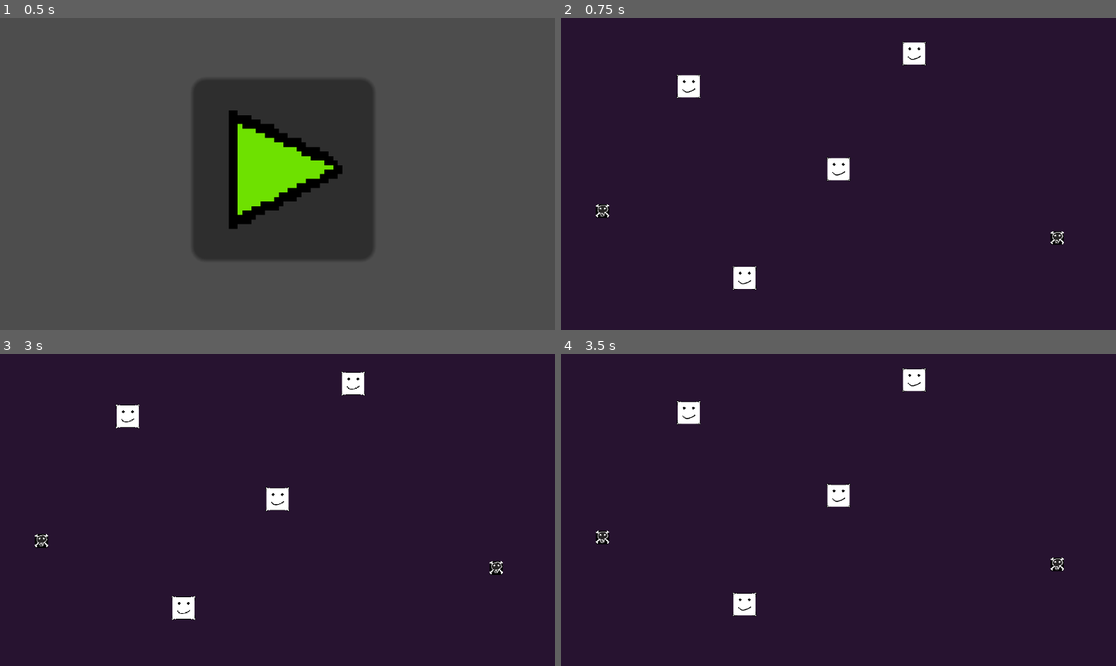
Above: before the commit, frames 1-4 (two rows, left to right).
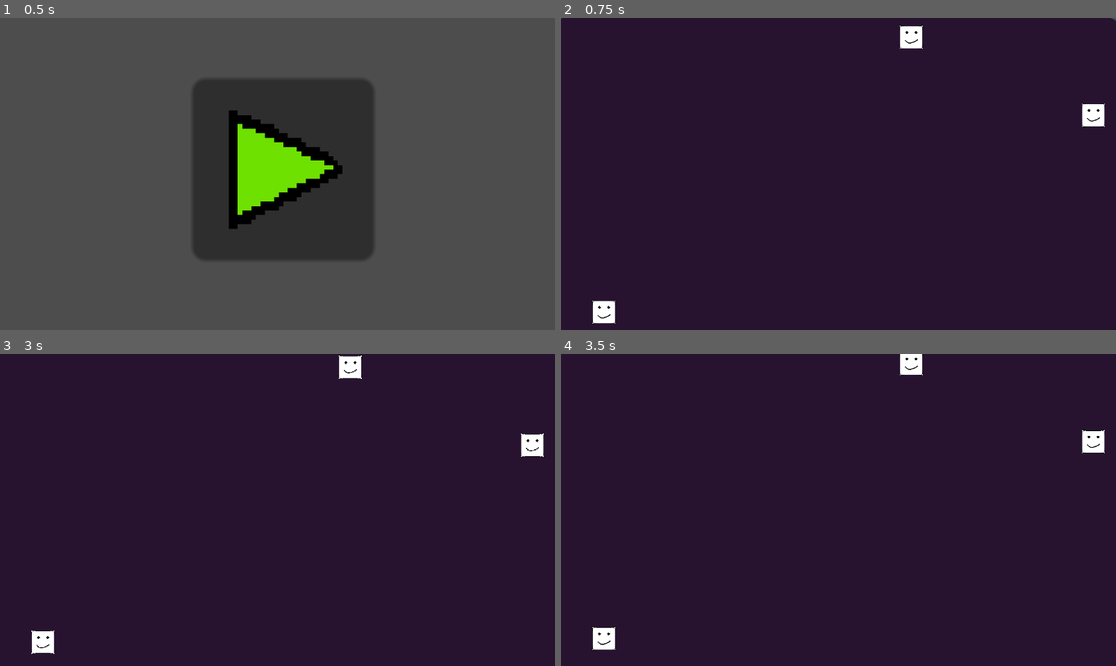
Above: after the commit, the same moments.

Repository: johannfh/RiftStrike
Game: Godot game, scene res://Scenes/TitleScreen/title_screen.tscn
Two runs of this game, one before a commit and one after it. Both use one fixed random seed, a clock stepped at 60 frames per second and the inputs below.
Inputs (mouse positions are in pixels of both pictures, inside the frame that each line leads up to):
- Up to frame 1 (0.5 s): no input
- Up to frame 2 (0.75 s): click (844, 170) at 0.5 s
- Up to frame 3 (3 s): tap Enter at 1.25, 2.75 s; move the mouse to (399, 494) at 1.27 s; hold Shift (shift) 1.28-2.03 s; right-click (399, 494) at 1.35 s; tap Space at 2 s; move the mouse to (166, 525) at 2.02 s; tap Shift (shift) at 2.1 s; right-click (166, 525) at 2.3 s; move the mouse to (333, 441) at 2.77 s; hold Shift (shift) from 2.78 s (still down); tap Down (camera_down) at 2.85 s
- Up to frame 4 (3.5 s): keep holding Shift (shift)

Frame 1 is identical in both runs. In frame 2, 2.1% of the frame differs, in the area x 0-100%, y 0-99%; in frame 3, 2.1%, in the area x 5-99%, y 0-97%; in frame 4, 2.1%.

Commit message:
shock_trooper work in progress

Diff:
--- a/Scenes/Components/CommandsComponent.gd
+++ b/Scenes/Components/CommandsComponent.gd
@@ -2,5 +2,6 @@
 
 @warning_ignore("unused_signal")
 signal command(cmd: Command, append: bool)
+# now available at this signal
 
 @export var supported: Array[Command.Type] = []
--- a/Scenes/Components/MovementComponent.gd
+++ b/Scenes/Components/MovementComponent.gd
@@ -1,24 +1,24 @@
 class_name MovementComponent extends Node2D
 
-@export var controlled_node: Node2D
+@export var controlled_node: CharacterBody2D
 @export var SPEED = 10
 
-var _target: Vector2
+var target: Vector2
 
-func set_target(target: Vector2) -> void:
-	_target = target
+func set_target(t: Vector2) -> void:
+	target = t
 
 func is_target_reached() -> bool:
-	return controlled_node.global_position == _target
+	return controlled_node.global_position == target
 
 func _ready() -> void:
 	assert(
 		controlled_node != null,
 		"MovementComponent requires a controlled node to work",
 	)
-	_target = controlled_node.global_position
+	target = controlled_node.global_position
 
 func _physics_process(delta: float) -> void:
 	var next_pos := controlled_node.global_position \
-		.move_toward(_target, SPEED * delta)
+		.move_toward(target, SPEED * delta)
 	controlled_node.global_position = next_pos
--- a/Scenes/World/World.tscn
+++ b/Scenes/World/World.tscn
@@ -7,7 +7,7 @@
 [ext_resource type="PackedScene" uid="uid://dqx7n6evvuqvi" path="res://Scenes/unit_control.tscn" id="5_akogp"]
 [ext_resource type="Script" path="res://Scripts/UnitManager.gd" id="5_o4w5k"]
 [ext_resource type="PackedScene" uid="uid://c236q0rc37124" path="res://Units/Sniper/sniper.tscn" id="6_yhjsm"]
-[ext_resource type="PackedScene" uid="uid://kvmvnuy6t4wf" path="res://Units/Tank/tank.tscn" id="8_o833u"]
+[ext_resource type="PackedScene" uid="uid://cvijsoqctaoqf" path="res://Units/ShockTrooper/shock_trooper.tscn" id="7_0mxpi"]
 
 [sub_resource type="NavigationPolygon" id="NavigationPolygon_x246n"]
 vertices = PackedVector2Array(64, -16, 0, 16, -64, -16, 0, -48)
@@ -22,7 +22,7 @@
 texture = ExtResource("4_qgvrg")
 texture_region_size = Vector2i(128, 128)
 0:0/0 = 0
-0:0/0/texture_origin = Vector2i(0, -16)
+0:0/0/texture_origin = Vector2i(0, -32)
 0:0/0/occlusion_layer_0/polygon = SubResource("OccluderPolygon2D_mpisq")
 0:0/0/navigation_layer_0/polygon = SubResource("NavigationPolygon_x246n")
 
@@ -58,7 +58,7 @@
 [node name="Floor" type="TileMapLayer" parent="TileMap"]
 position = Vector2(-1, 0)
 rotation = 0.00432833
-tile_map_data = PackedByteArray("AAD6/wUAAwAAAAAAAAD7/wUAAwA …(7616 unchanged characters)… AAAAAAAD6/wsAAwAAAAAAAAD7/wsAAwAAAAAAAAA=")
+tile_map_data = PackedByteArray("AAD6/wUAAwAAAAAAAAD7/wUAAwA …(7616 unchanged characters)… AAAAAAAD6/wsAAwAAAAAAAAD7/wsAAwAAAAAAAAAKAAQAAwAAAAAAAAA=")
 tile_set = SubResource("TileSet_cbhpm")
 rendering_quadrant_size = 64
 
@@ -68,19 +68,22 @@
 [node name="UnitManager" type="Node" parent="."]
 script = ExtResource("5_o4w5k")
 
+[node name="ShockTrooper" parent="UnitManager" instance=ExtResource("7_0mxpi")]
+position = Vector2(-359, -126)
+
+[node name="ShockTrooper2" parent="UnitManager" instance=ExtResource("7_0mxpi")]
+position = Vector2(-115, -238)
+
+[node name="ShockTrooper3" parent="UnitManager" instance=ExtResource("7_0mxpi")]
+position = Vector2(388, 211)
+
 [node name="Sniper" parent="UnitManager" instance=ExtResource("6_yhjsm")]
-position = Vector2(-311, -172)
+position = Vector2(-487, 297)
 
 [node name="Sniper2" parent="UnitManager" instance=ExtResource("6_yhjsm")]
-position = Vector2(-195, 226)
+position = Vector2(529, -112)
 
 [node name="Sniper3" parent="UnitManager" instance=ExtResource("6_yhjsm")]
-position = Vector2(157, -240)
-
-[node name="Tank" parent="UnitManager" instance=ExtResource("8_o833u")]
-position = Vector2(454, 140)
-
-[node name="Tank2" parent="UnitManager" instance=ExtResource("8_o833u")]
-position = Vector2(-490, 84)
+position = Vector2(151, -274)
 
 [node name="Enemies" type="Node2D" parent="."]
--- a/Scenes/World/world.gd
+++ b/Scenes/World/world.gd
@@ -4,8 +4,3 @@
 
 @onready var unit_manager: UnitManager = $UnitManager
 @onready var unit_control: UnitControl = $UnitControl
-
-func _ready() -> void:
-	for i in range(3):
-		var sniper := UnitFactory.create_sniper()
-		unit_manager.add_unit(sniper)
--- a/Scripts/Unit.gd
+++ b/Scripts/Unit.gd
@@ -1,9 +1,8 @@
-class_name Unit extends Node2D
+class_name Unit extends CharacterBody2D
 
 func get_unit_type() -> String:
 	assert(false, "Missing Implementation")
 	return "unit"
 
-var commands: Array[Command]
 var selectable_component: SelectableComponent
 var commands_component: CommandsComponent
--- a/Scripts/UnitFactory.gd
+++ b/Scripts/UnitFactory.gd
@@ -1,10 +1,6 @@
 extends Node
 
-const SNIPER = preload("res://Units/Sniper/sniper.tscn")
-const TANK = preload("res://Units/Tank/tank.tscn")
+const SHOCK_TROOPER = preload("res://Units/ShockTrooper/shock_trooper.tscn")
 
-func create_sniper() -> Sniper:
-	return SNIPER.instantiate() as Sniper
-
-func create_tank() -> Tank:
-	return TANK.instantiate() as Tank
+func create_shock_trooper() -> ShockTrooper:
+	return SHOCK_TROOPER.instantiate() as ShockTrooper
--- /dev/null
+++ b/Units/ShockTrooper/ShockTrooper.gd
@@ -0,0 +1,41 @@
+class_name ShockTrooper extends Unit
+
+#@onready var sprite: Sprite2D = $Sprite2D
+#@onready var pathfind_component: PathfindComponent = $PathfindComponent
+#@onready var panel_selected: Panel = $PanelSelected
+
+var commands: Array[Command] = []
+
+func get_unit_type() -> String:
+	return "shock_trooper"
+
+func _ready() -> void:
+	selectable_component = $SelectableComponent
+	commands_component = $CommandsComponent
+
+func _physics_process(delta: float) -> void:
+	var command: Command = null
+	if len(commands) > 0:
+		command = commands[0]
+
+	if command:
+		var done := handle_command(command)
+		if done:
+			var cmd: Command = commands.pop_front() as Command
+			print("%s finished executing %s" % [name, cmd])
+
+func handle_command(cmd: Command) -> bool:
+	if cmd is MoveCommand:
+		return handle_move_command(cmd)
+	return true
+
+func handle_move_command(cmd: MoveCommand) -> bool:
+	return false
+
+func _on_command(cmd: Command, append: bool) -> void:
+	if append:
+		commands.append(cmd)
+	else:
+		commands = [cmd]
+
+	print(commands)
--- /dev/null
+++ b/Units/ShockTrooper/shock_trooper.tscn
@@ -0,0 +1,51 @@
+[gd_scene load_steps=11 format=3 uid="uid://cvijsoqctaoqf"]
+
+[ext_resource type="Script" path="res://Units/ShockTrooper/ShockTrooper.gd" id="1_l682h"]
+[ext_resource type="PackedScene" uid="uid://cj4h0ijo1f6xm" path="res://Scenes/Components/movement_component.tscn" id="2_kndvp"]
+[ext_resource type="PackedScene" uid="uid://cvljta2rymgto" path="res://Scenes/Components/selectable_component.tscn" id="2_nayoo"]
+[ext_resource type="PackedScene" uid="uid://dvtwi7txgg32b" path="res://Scenes/Components/commands_component.tscn" id="2_wlsp7"]
+[ext_resource type="PackedScene" uid="uid://d0dfo2rivy4bx" path="res://Scenes/Components/pathfind_component.tscn" id="3_eigr4"]
+[ext_resource type="PackedScene" uid="uid://bbe3ucwdqcmgu" path="res://Scenes/Components/health_component.tscn" id="4_ns8fu"]
+[ext_resource type="PackedScene" uid="uid://dexbgihkuueft" path="res://Scenes/Components/hitbox_component.tscn" id="5_54puw"]
+
+[sub_resource type="CircleShape2D" id="CircleShape2D_poqu8"]
+
+[sub_resource type="RectangleShape2D" id="RectangleShape2D_0viy7"]
+
+[sub_resource type="RectangleShape2D" id="RectangleShape2D_3xqwc"]
+
+[node name="ShockTrooper" type="CharacterBody2D"]
+script = ExtResource("1_l682h")
+
+[node name="CommandsComponent" parent="." instance=ExtResource("2_wlsp7")]
+supported = Array[int]([1, 10, 20])
+
+[node name="CollisionShape2D" type="CollisionShape2D" parent="."]
+visible = false
+shape = SubResource("CircleShape2D_poqu8")
+disabled = true
+
+[node name="MovementComponent" parent="." node_paths=PackedStringArray("controlled_node") instance=ExtResource("2_kndvp")]
+controlled_node = NodePath("..")
+
+[node name="PathfindComponent" parent="." node_paths=PackedStringArray("movement_component") instance=ExtResource("3_eigr4")]
+movement_component = NodePath("../MovementComponent")
+
+[node name="HealthComponent" parent="." instance=ExtResource("4_ns8fu")]
+
+[node name="HitboxComponent" parent="." node_paths=PackedStringArray("health_component") instance=ExtResource("5_54puw")]
+health_component = NodePath("../HealthComponent")
+
+[node name="CollisionShape2D" type="CollisionShape2D" parent="HitboxComponent"]
+position = Vector2(0, -21)
+scale = Vector2(2.06591, 2.28867)
+shape = SubResource("RectangleShape2D_0viy7")
+
+[node name="SelectableComponent" parent="." node_paths=PackedStringArray("parent") instance=ExtResource("2_nayoo")]
+parent = NodePath("..")
+
+[node name="CollisionShape2D" type="CollisionShape2D" parent="SelectableComponent"]
+scale = Vector2(2.45614, 0.672727)
+shape = SubResource("RectangleShape2D_3xqwc")
+
+[connection signal="command" from="CommandsComponent" to="." method="_on_command"]
--- a/Units/Sniper/sniper.tscn
+++ b/Units/Sniper/sniper.tscn
@@ -10,18 +10,25 @@
 [ext_resource type="PackedScene" uid="uid://cj4h0ijo1f6xm" path="res://Scenes/Components/movement_component.tscn" id="8_ots8i"]
 [ext_resource type="PackedScene" uid="uid://d0dfo2rivy4bx" path="res://Scenes/Components/pathfind_component.tscn" id="9_7342w"]
 
+[sub_resource type="CircleShape2D" id="CircleShape2D_m1wib"]
+
 [sub_resource type="RectangleShape2D" id="RectangleShape2D_62ifi"]
 
 [sub_resource type="RectangleShape2D" id="RectangleShape2D_kl7p5"]
 size = Vector2(20, 50)
 
-[node name="Sniper" type="Node2D"]
+[node name="Sniper" type="CharacterBody2D"]
 script = ExtResource("1_msh00")
+
+[node name="CollisionShape2D" type="CollisionShape2D" parent="."]
+shape = SubResource("CircleShape2D_m1wib")
+disabled = true
 
 [node name="CommandsComponent" parent="." instance=ExtResource("2_qrq3p")]
 supported = Array[int]([1, 10, 20, 100, 101])
 
-[node name="HitboxComponent" parent="." instance=ExtResource("2_1u4k4")]
+[node name="HitboxComponent" parent="." node_paths=PackedStringArray("health_component") instance=ExtResource("2_1u4k4")]
+health_component = NodePath("../HealthComponent")
 
 [node name="CollisionShape" type="CollisionShape2D" parent="HitboxComponent"]
 visible = false
--- a/Units/Tank/Tank.gd
+++ /dev/null
@@ -1,8 +0,0 @@
-class_name Tank extends Unit
-
-func get_unit_type() -> String:
-	return "tank"
-
-func _ready() -> void:
-	selectable_component = $SelectableComponent
-	commands_component = $CommandsComponent
--- a/Units/Tank/tank.tscn
+++ /dev/null
@@ -1,36 +0,0 @@
-[gd_scene load_steps=8 format=3 uid="uid://kvmvnuy6t4wf"]
-
-[ext_resource type="Script" path="res://Units/Tank/Tank.gd" id="1_m5xo3"]
-[ext_resource type="PackedScene" uid="uid://dvtwi7txgg32b" path="res://Scenes/Components/commands_component.tscn" id="2_jwl36"]
-[ext_resource type="PackedScene" uid="uid://cvljta2rymgto" path="res://Scenes/Components/selectable_component.tscn" id="2_rj4bk"]
-[ext_resource type="PackedScene" uid="uid://dexbgihkuueft" path="res://Scenes/Components/hitbox_component.tscn" id="2_t3itr"]
-[ext_resource type="Texture2D" uid="uid://jtaykc128s2f" path="res://Assets/Skull.png" id="3_ai1no"]
-
-[sub_resource type="RectangleShape2D" id="RectangleShape2D_qw4wy"]
-size = Vector2(30, 34)
-
-[sub_resource type="RectangleShape2D" id="RectangleShape2D_rprms"]
-size = Vector2(44, 20)
-
-[node name="Tank" type="Node2D"]
-script = ExtResource("1_m5xo3")
-
-[node name="CommandsComponent" parent="." instance=ExtResource("2_jwl36")]
-supported = Array[int]([1, 10, 20, 200, 201])
-
-[node name="SelectableComponent" parent="." node_paths=PackedStringArray("parent") instance=ExtResource("2_rj4bk")]
-parent = NodePath("..")
-
-[node name="CollisionShape2D" type="CollisionShape2D" parent="SelectableComponent"]
-position = Vector2(0, -7)
-shape = SubResource("RectangleShape2D_qw4wy")
-
-[node name="HitboxComponent" parent="." instance=ExtResource("2_t3itr")]
-
-[node name="CollisionShape2D" type="CollisionShape2D" parent="HitboxComponent"]
-shape = SubResource("RectangleShape2D_rprms")
-
-[node name="Sprite2D" type="Sprite2D" parent="."]
-position = Vector2(0, -7)
-scale = Vector2(0.447007, 0.447007)
-texture = ExtResource("3_ai1no")
--- a/project.godot
+++ b/project.godot
@@ -38,26 +38,22 @@
 }
 camera_left={
 "deadzone": 0.5,
-"events": [Object(InputEventKey,"resource_local_to_scene":fa …(140 unchanged characters)… d":false,"keycode":0,"physical_keycode":65,"key_label":0,"unicode":97,"location":0,"echo":false,"script":null)
-, Object(InputEventKey,"resource_local_to_scene":false,"resource_name":"","device":-1,"window_id":0,"alt_pressed":false,"shift_pressed":false,"ctrl_pressed":false,"meta_pressed":false,"pressed":false,"keycode":0,"physical_keycode":4194319,"key_label":0,"unicode":0,"location":0,"echo":false,"script":null)
+"events": [Object(InputEventKey,"resource_local_to_scene":fa …(140 unchanged characters)… d":false,"keycode":0,"physical_keycode":4194319,"key_label":0,"unicode":0,"location":0,"echo":false,"script":null)
 ]
 }
 camera_right={
 "deadzone": 0.5,
-"events": [Object(InputEventKey,"resource_local_to_scene":fa …(140 unchanged characters)… d":false,"keycode":0,"physical_keycode":68,"key_label":0,"unicode":100,"location":0,"echo":false,"script":null)
-, Object(InputEventKey,"resource_local_to_scene":false,"resource_name":"","device":-1,"window_id":0,"alt_pressed":false,"shift_pressed":false,"ctrl_pressed":false,"meta_pressed":false,"pressed":false,"keycode":0,"physical_keycode":4194321,"key_label":0,"unicode":0,"location":0,"echo":false,"script":null)
+"events": [Object(InputEventKey,"resource_local_to_scene":fa …(140 unchanged characters)… d":false,"keycode":0,"physical_keycode":4194321,"key_label":0,"unicode":0,"location":0,"echo":false,"script":null)
 ]
 }
 camera_up={
 "deadzone": 0.5,
-"events": [Object(InputEventKey,"resource_local_to_scene":fa …(140 unchanged characters)… d":false,"keycode":0,"physical_keycode":87,"key_label":0,"unicode":119,"location":0,"echo":false,"script":null)
-, Object(InputEventKey,"resource_local_to_scene":false,"resource_name":"","device":-1,"window_id":0,"alt_pressed":false,"shift_pressed":false,"ctrl_pressed":false,"meta_pressed":false,"pressed":false,"keycode":0,"physical_keycode":4194320,"key_label":0,"unicode":0,"location":0,"echo":false,"script":null)
+"events": [Object(InputEventKey,"resource_local_to_scene":fa …(140 unchanged characters)… d":false,"keycode":0,"physical_keycode":4194320,"key_label":0,"unicode":0,"location":0,"echo":false,"script":null)
 ]
 }
 camera_down={
 "deadzone": 0.5,
-"events": [Object(InputEventKey,"resource_local_to_scene":fa …(140 unchanged characters)… d":false,"keycode":0,"physical_keycode":83,"key_label":0,"unicode":115,"location":0,"echo":false,"script":null)
-, Object(InputEventKey,"resource_local_to_scene":false,"resource_name":"","device":-1,"window_id":0,"alt_pressed":false,"shift_pressed":false,"ctrl_pressed":false,"meta_pressed":false,"pressed":false,"keycode":0,"physical_keycode":4194322,"key_label":0,"unicode":0,"location":0,"echo":false,"script":null)
+"events": [Object(InputEventKey,"resource_local_to_scene":fa …(140 unchanged characters)… d":false,"keycode":0,"physical_keycode":4194322,"key_label":0,"unicode":0,"location":0,"echo":false,"script":null)
 ]
 }
 shift={
Binary file added: Assets/Units/ShockTrooper_back.aseprite
Binary file added: Assets/Units/ShockTrooper_back.png
Not shown, added: Assets/Units/ShockTrooper_back.png.import
Binary file added: Assets/Units/ShockTrooper_front.aseprite
Binary file added: Assets/Units/ShockTrooper_front.png
Not shown, added: Assets/Units/ShockTrooper_front.png.import
Not shown: 1 places in Units/Sniper/sniper.tscn that only renumber resources
